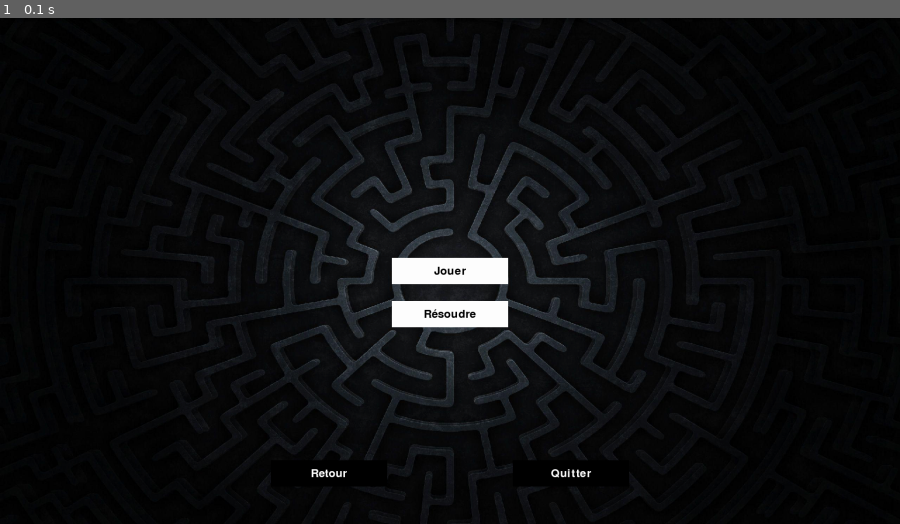
Above: before the commit, frame 1.
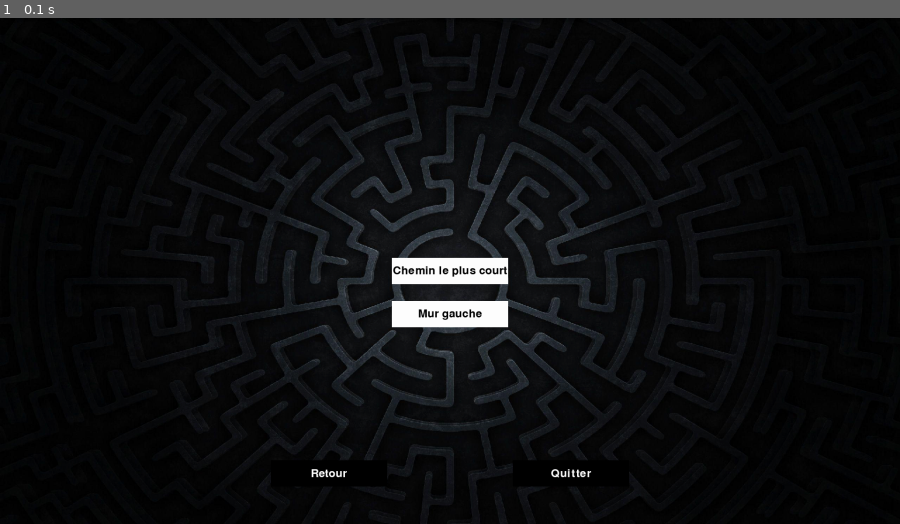
Above: after the commit, the same moment.

Repository: negrel/python-maze
Game: pygame game, started from beta.py
The game is run twice, just before and just after one commit, with the same random seed, the same clock (stepped at 60 frames per second) and the same inputs.
Inputs:
- Up to frame 1 (0.1 s): no input

The runs differ from the first frame. In frame 1, 0.2% of the frame differs, in the area x 43-57%, y 49-60%.

Commit message:
amélioration de l'IHM

Diff:
--- a/beta.py
+++ b/beta.py
@@ -45,7 +45,7 @@
 
 
 # Play menu
-def mode_play(event):
+def mode_solve(algo):
     filepath = ask_open_filepath()
     if len(filepath) == 0:
         return
@@ -58,7 +58,7 @@
 
     maze, err = utils.loadcsv(filepath)
     if err == None:
-        chemin = resolveur.mur_gauche(maze)
+        chemin = algo(maze)
 
         play.appendElement(
             Maze(*CENTER,
@@ -67,6 +67,7 @@
                  maze,
                  chemin,
                  time_sleep=.5))
+
     else:
         play.appendElement(
             Text(*CENTER,
@@ -85,17 +86,18 @@
     Button(*CENTER,
            BTN_WIDTH,
            BTN_HEIGHT,
-           "Jouer",
-           mode_play,
+           "Chemin le plus court",
+           lambda event: mode_solve(resolveur.plus_court_chemin),
            background=WHITE,
            color=BLACK))
+
 menu.appendElement(
     Button(CENTER[0],
            CENTER[1] + 92,
            BTN_WIDTH,
            BTN_HEIGHT,
-           "Résoudre",
-           lambda event: print("Résoudre"),
+           "Mur gauche",
+           lambda event: mode_solve(resolveur.mur_gauche),
            background=WHITE,
            color=BLACK))
 
